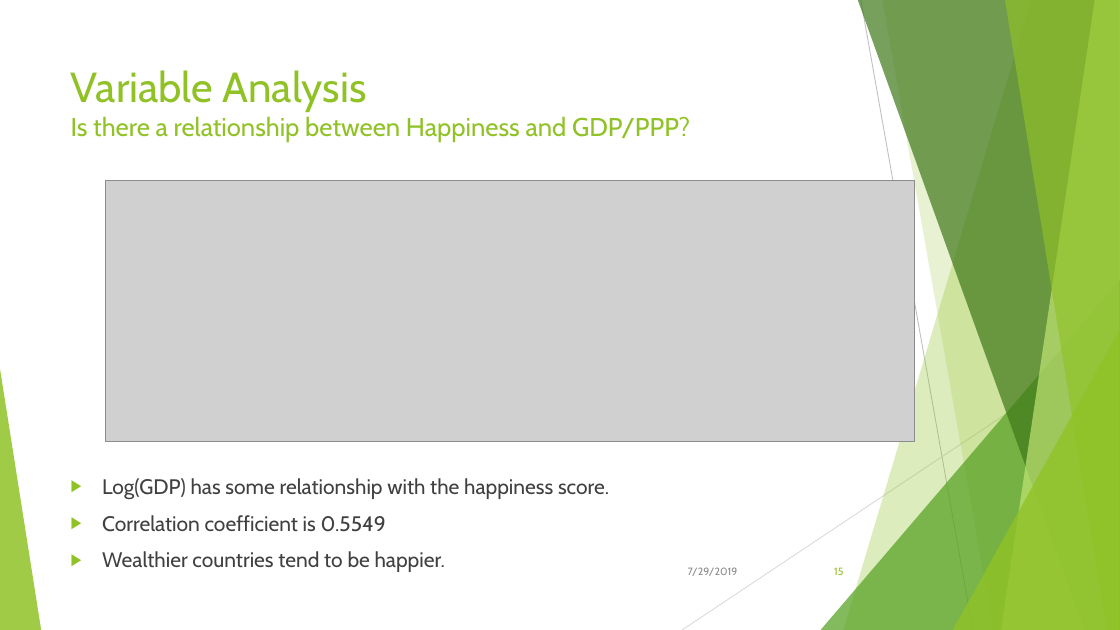
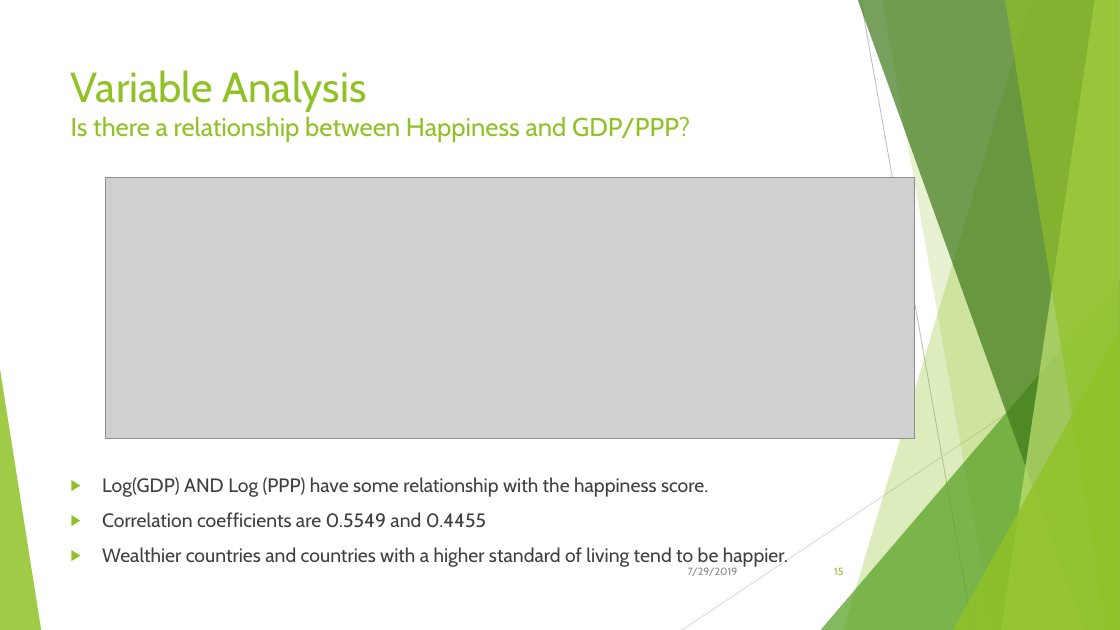
Before and after one commit to Kika000/Project-1, a slide deck: slide 15 of What Makes the World Happy.pptx. Drawn at 1120x630 pixels with LibreOffice and Linux fonts; fonts in the diff are those of the drawing; grey boxes stand for pictures. Boxes give left, top, right and bottom in pixels: in the first picture for what was removed or moved away, otherwise in the second. Text is boxed around its words. In the diff, an @@ line names an element or a change of style, - is before the commit and + after.

Commit message:
presentation edit

```diff
--- a/What Makes the World Happy.pptx
+++ b/What Makes the World Happy.pptx
@@ picture: place and size @@
-picture at [106, 181, 915, 442]
+picture at [106, 177, 915, 439]
@@ text at [102, 477, 788, 568]: text changed; size 18 to 16.6 pt @@
-▶ Log(GDP) has some relationship with the happiness score.
-▶ Correlation coefficient is 0.5549
-▶ Wealthier countries tend to be happier.
+▶ Log(GDP) AND Log (PPP) have some relationship with the happiness score.
+▶ Correlation coefficients are 0.5549 and 0.4455
+▶ Wealthier countries and countries with a higher standard of living tend to be happier.
```
Also in this commit, not shown: 2 other slides changed, 1 other file.
